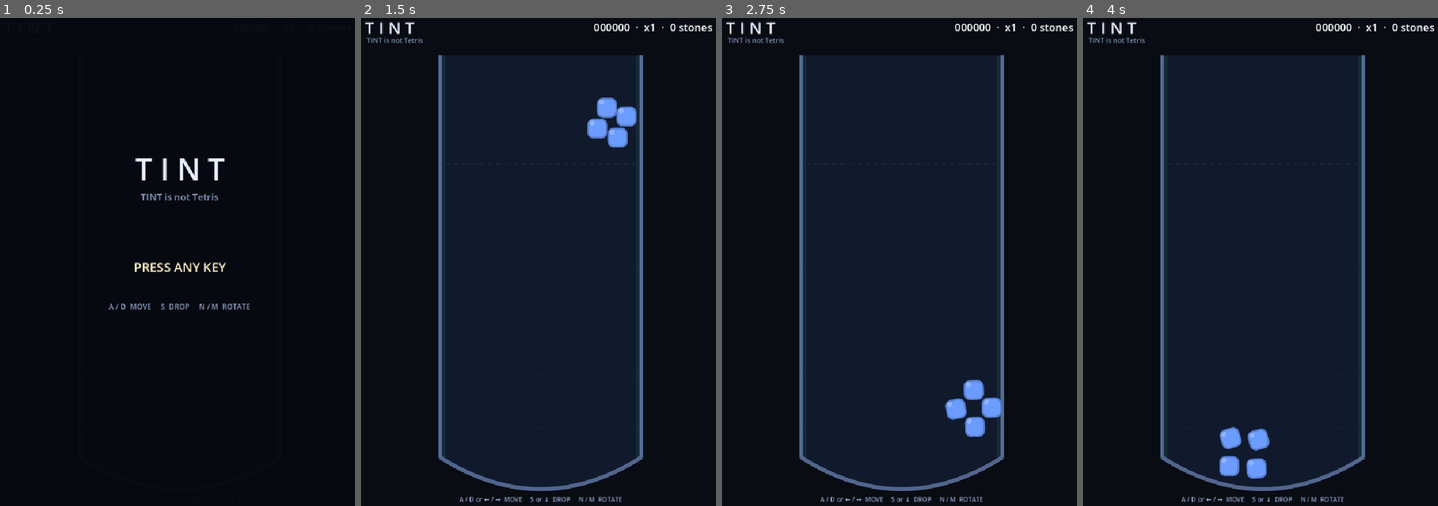
Above: before the commit, frames 1-4 (left to right).
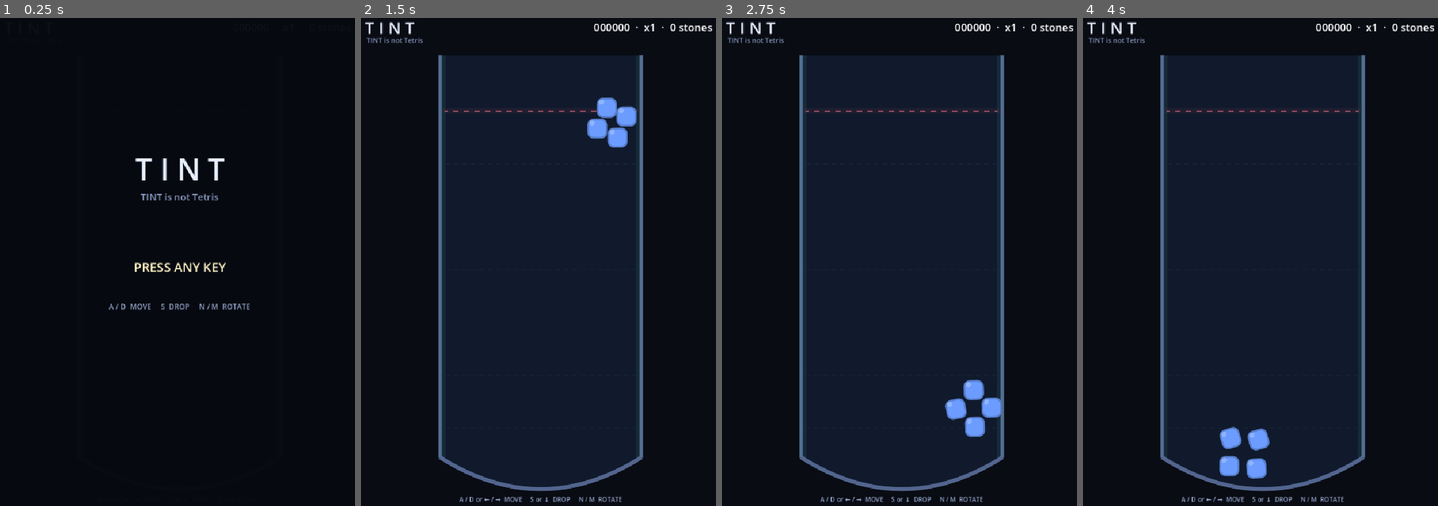
Above: after the commit, the same moments.

Repository: yos-gh/tint
Game: Godot game, scene res://main.tscn
Same seed, same stepped clock (60 frames per second), same inputs: the game is played once before the commit and once after it.
Inputs (mouse positions are in pixels of both pictures, inside the frame that each line leads up to):
- Up to frame 1 (0.25 s): no input
- Up to frame 2 (1.5 s): tap Enter at 0.5 s; move the mouse to (623, 232) at 0.52 s; hold D 0.53-1.28 s; hold R 0.53-1.28 s; click (623, 232) at 0.67 s; move the mouse to (463, 286) at 1.27 s; hold S from 1.28 s (still down); tap M at 1.35 s
- Up to frame 3 (2.75 s): move the mouse to (938, 149) at 2.02 s; release S at 2.03 s; hold D from 2.03 s (still down); hold N from 2.03 s (still down)
- Up to frame 4 (4 s): move the mouse to (1242, 359) at 2.77 s; release N at 2.78 s; tap R at 2.85 s; click (1242, 359) at 2.92 s; move the mouse to (1377, 335) at 3.52 s; release D at 3.53 s; hold A from 3.53 s (still down); hold M from 3.53 s (still down)

The runs differ from the first frame. In frame 2, less than 0.1% of the frame differs, in the area x 23-78%, y 18-20%; in frame 3, less than 0.1%; in frame 4, less than 0.1%.

Commit message:
Show game-over limit and relax row matching

Diff:
--- a/scripts/main.gd
+++ b/scripts/main.gd
@@ -13,7 +13,9 @@
 const BOWL_DEPTH := 60.0
 const PIECE_GAP := 42.0
 const SPAWN_POS := Vector2(360.0, 135.0)
-const PAIR_HEIGHT_TOLERANCE := STONE_SIZE * 0.35
+const GAME_OVER_LINE_Y := FIELD_TOP + 105.0
+const SPAWN_BLOCK_HALF_WIDTH := 125.0
+const PAIR_HEIGHT_TOLERANCE := STONE_SIZE * 0.45
 const CLEAR_BAND_HALF_WIDTH := STONE_SIZE * 0.45
 
 const MOVE_FORCE := 2750.0
@@ -519,7 +521,7 @@
 	var best_to := Vector2.ZERO
 	for left in left_stones:
 		for right in right_stones:
-			if absf(left.global_position.y - right.global_position.y) > PAIR_HEIGHT_TOLERANCE:
+			if not _edge_pair_is_level(left.global_position.y, right.global_position.y):
 				continue
 			var from: Vector2 = left.global_position
 			var to: Vector2 = right.global_position
@@ -546,7 +548,7 @@
 	var highlighted := {}
 	for left in left_stones:
 		for right in right_stones:
-			if absf(left.global_position.y - right.global_position.y) > PAIR_HEIGHT_TOLERANCE:
+			if not _edge_pair_is_level(left.global_position.y, right.global_position.y):
 				continue
 			var from: Vector2 = left.global_position
 			var to: Vector2 = right.global_position
@@ -558,6 +560,10 @@
 
 	for stone in stones:
 		stone.set_near_clear(highlighted.has(stone.get_instance_id()))
+
+
+func _edge_pair_is_level(left_y: float, right_y: float) -> bool:
+	return absf(left_y - right_y) <= PAIR_HEIGHT_TOLERANCE
 
 
 func _stones_near_segment(from: Vector2, to: Vector2) -> Array[Node]:
@@ -625,7 +631,7 @@
 
 func _spawn_area_blocked() -> bool:
 	for stone in stones:
-		if stone.global_position.y < FIELD_TOP + 105.0 and absf(stone.global_position.x - SPAWN_POS.x) < 125.0:
+		if stone.global_position.y < GAME_OVER_LINE_Y and absf(stone.global_position.x - SPAWN_POS.x) < SPAWN_BLOCK_HALF_WIDTH:
 			return true
 	return false
 
@@ -666,7 +672,22 @@
 	draw_colored_polygon(polygon, Color("101a2c"))
 
 	for y in range(200, 801, 100):
-		draw_dashed_line(Vector2(FIELD_LEFT + 12, y), Vector2(FIELD_RIGHT - 12, y), Color(0.35, 0.44, 0.65, 0.12), 1.0, 8.0)
+		if absf(float(y) - GAME_OVER_LINE_Y) > 1.0:
+			draw_dashed_line(Vector2(FIELD_LEFT + 12, y), Vector2(FIELD_RIGHT - 12, y), Color(0.35, 0.44, 0.65, 0.12), 1.0, 8.0)
+
+	# The visible warning uses the exact height checked before the next piece
+	# spawns, so the player can judge how much safe headroom remains.
+	draw_rect(
+		Rect2(FIELD_LEFT + 5.0, GAME_OVER_LINE_Y - 5.0, FIELD_RIGHT - FIELD_LEFT - 10.0, 10.0),
+		Color(1.0, 0.36, 0.45, 0.07)
+	)
+	draw_dashed_line(
+		Vector2(FIELD_LEFT + 8.0, GAME_OVER_LINE_Y),
+		Vector2(FIELD_RIGHT - 8.0, GAME_OVER_LINE_Y),
+		Color(1.0, 0.48, 0.55, 0.52),
+		2.0,
+		10.0
+	)
 
 	draw_line(Vector2(FIELD_LEFT, FIELD_TOP), Vector2(FIELD_LEFT, BOWL_EDGE_Y), Color("52658e"), 6.0, true)
 	draw_line(Vector2(FIELD_RIGHT, FIELD_TOP), Vector2(FIELD_RIGHT, BOWL_EDGE_Y), Color("52658e"), 6.0, true)
--- /dev/null
+++ b/tests/limit_and_clearance_test.gd
@@ -0,0 +1,31 @@
+extends SceneTree
+
+
+func _init() -> void:
+	_run.call_deferred()
+
+
+func _run() -> void:
+	var game: Node = load("res://main.tscn").instantiate()
+	root.add_child(game)
+	await process_frame
+
+	var tolerance: float = game.STONE_SIZE * 0.45
+	var relaxed_pair_ok: bool = game._edge_pair_is_level(300.0, 300.0 + tolerance - 0.1)
+	var outside_pair_rejected: bool = not game._edge_pair_is_level(300.0, 300.0 + tolerance + 0.1)
+
+	var blocker := Node2D.new()
+	game.add_child(blocker)
+	game.stones.clear()
+	game.stones.append(blocker)
+	blocker.global_position = Vector2(game.SPAWN_POS.x, game.GAME_OVER_LINE_Y - 0.1)
+	var above_line_blocks: bool = game._spawn_area_blocked()
+	blocker.global_position.y = game.GAME_OVER_LINE_Y + 0.1
+	var below_line_is_safe: bool = not game._spawn_area_blocked()
+
+	if relaxed_pair_ok and outside_pair_rejected and above_line_blocks and below_line_is_safe:
+		print("PASS: clear tolerance is relaxed and the visible limit matches game-over height")
+		quit(0)
+	else:
+		push_error("FAIL: clear tolerance or game-over limit boundary is inconsistent")
+		quit(1)
Not shown, changed: export_presets.cfg
Not shown, added: tests/limit_and_clearance_test.gd.uid
Not shown, changed: .gitignore
Not shown, changed: README.md
Not shown, changed: web/game/index.html
Not shown, changed: web/game/index.pck
